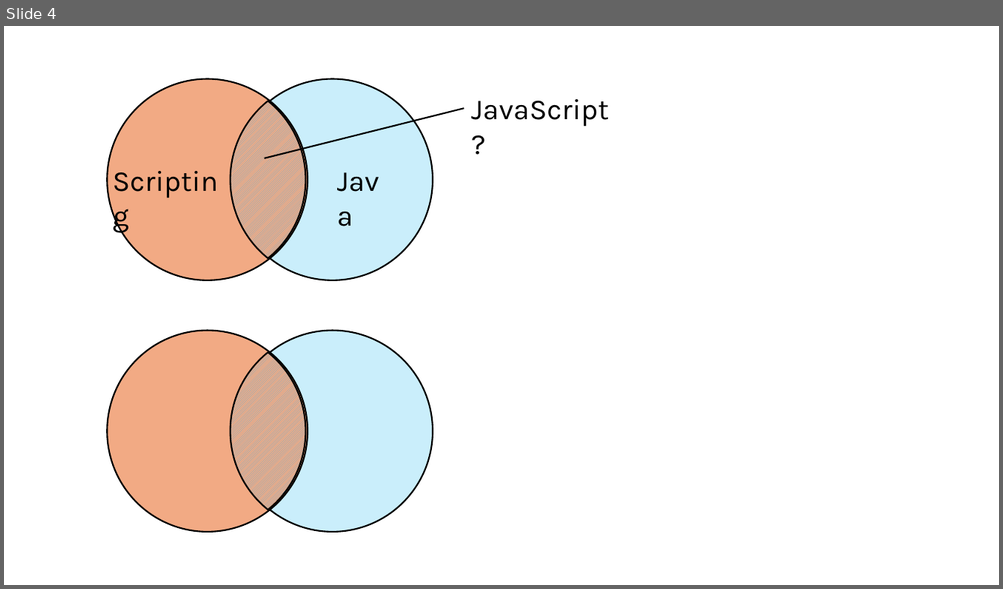
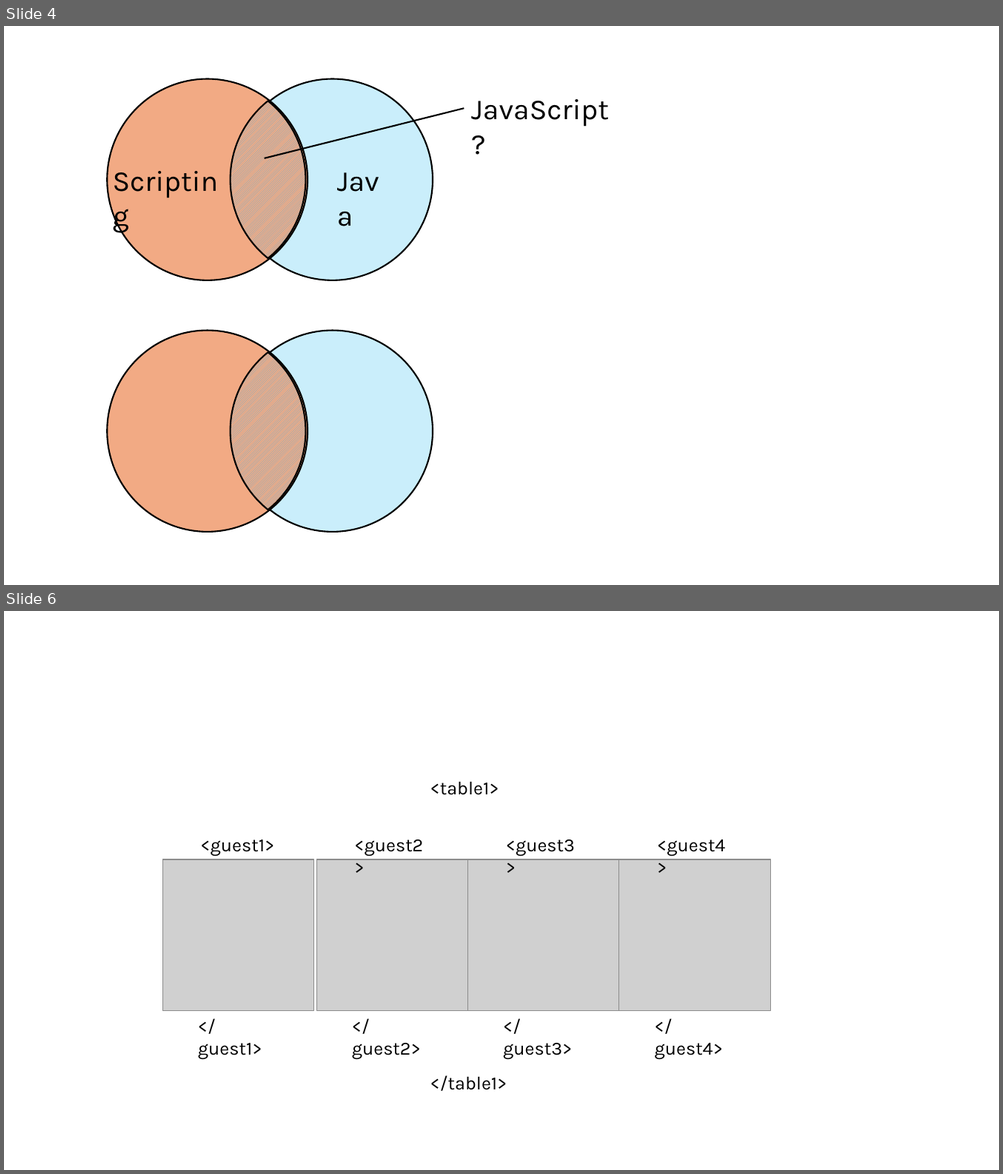
Before and after one commit to ehilzinger/Lectures, a slide deck: static/files/graphics.pptx. Shown one above the other, each under a label of ours: slide 4 before the commit, slides 4 and 6 after it; the slides between them are not shown. The pictures are 1003x589 and 1003x1174 pixels, drawn with LibreOffice and Linux fonts; fonts in the diff are those of the drawing; grey boxes stand for pictures. Boxes give left, top, right and bottom in pixels: in the first picture for what was removed or moved away, otherwise in the second. Text is boxed around its words. In the diff, an @@ line names an element or a change of style, - is before the commit and + after.

```diff
--- a/static/files/graphics.pptx
+++ b/static/files/graphics.pptx
@@ slide 6 added at [4,611,999,1170], background #FFFFFF @@
@@ text added at [430,781,499,795], 18 pt, text #000000 @@
+<table1>
@@ text added at [200,840,274,856], 18 pt, text #000000 @@
+<guest1>
@@ text added at [354,840,423,856], 18 pt, text #000000 @@
+<guest2>
@@ text added at [506,840,575,856], 18 pt, text #000000 @@
+<guest3>
@@ text added at [657,840,725,856], 18 pt, text #000000 @@
+<guest4>
@@ picture added at [162,860,313,1011] @@
@@ picture added at [316,860,468,1011] @@
@@ picture added at [468,860,620,1011] @@
@@ picture added at [619,860,770,1011] @@
@@ text added at [198,1043,262,1060], 18 pt, text #000000 @@
+</guest1>
@@ text added at [352,1043,421,1060], 18 pt, text #000000 @@
+</guest2>
@@ text added at [503,1043,572,1060], 18 pt, text #000000 @@
+</guest3>
@@ text added at [654,1043,723,1060], 18 pt, text #000000 @@
+</guest4>
@@ text added at [430,1076,507,1091], 18 pt, text #000000 @@
+</table1>
```
Also in this commit, not shown: 2 other slides added, 8 other files.
